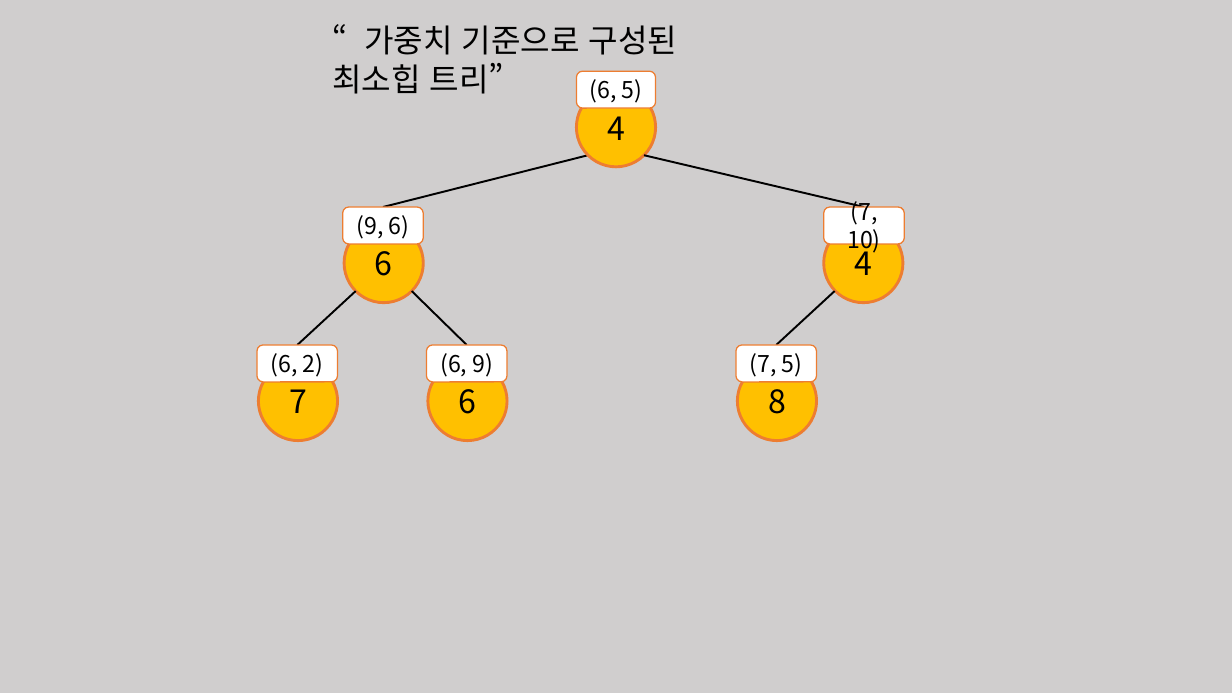
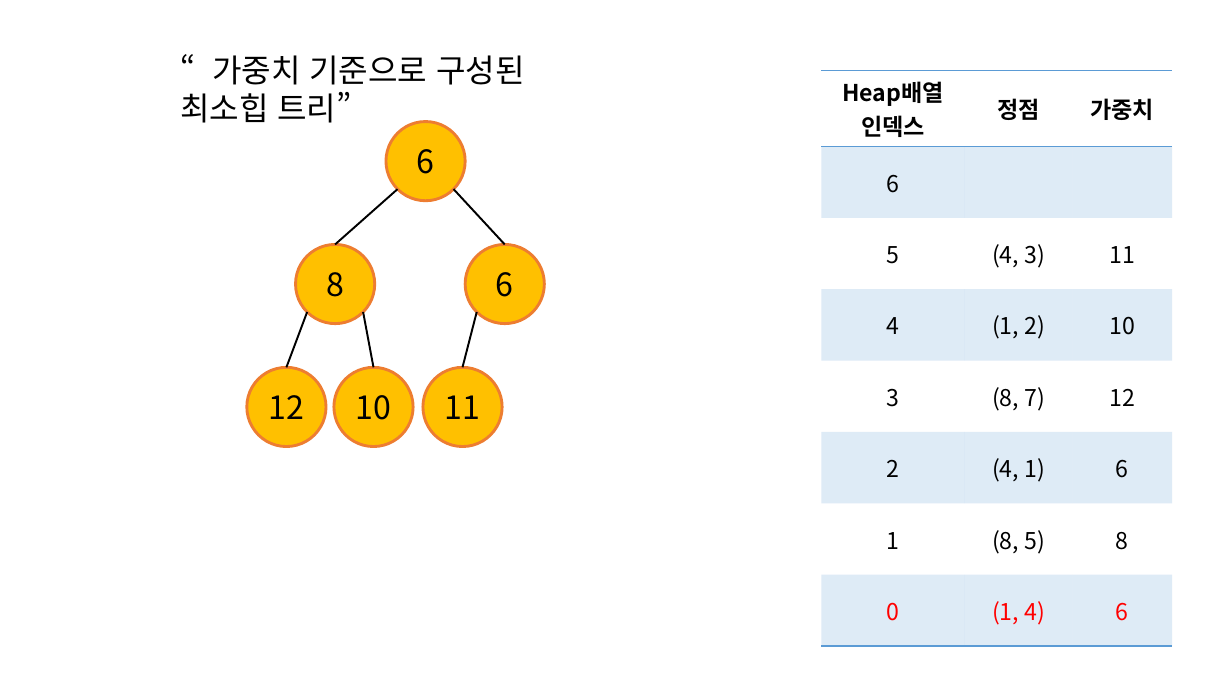
Before and after one commit to comedu20/graph_algorithm, a slide deck: slide 16 of 예제 5_9번/프리젠테이션3.pptx. Drawn at 1232x693 pixels with LibreOffice and Linux fonts; fonts in the diff are those of the drawing. Boxes give left, top, right and bottom in pixels: in the first picture for what was removed or moved away, otherwise in the second. Text is boxed around its words. In the diff, an @@ line names an element or a change of style, - is before the commit and + after.

```diff
--- a/예제 5_9번/프리젠테이션3.pptx
+++ b/예제 5_9번/프리젠테이션3.pptx
@@ background #D0CECE to #FFFFFF @@
@@ text "“가중치 기준으로 구성된 최소힙 트리”" moved from (x1=332, y1=25, x2=677, y2=94) to (x1=180, y1=55, x2=524, y2=123) @@
@@ ellipse removed at (x1=577, y1=88, x2=656, y2=167) @@
-4
@@ rounded rectangle removed at (x1=577, y1=71, x2=656, y2=108) @@
-(6, 5)
@@ table added at (x1=822, y1=70, x2=1172, y2=637), 8 rows, 3 columns @@
+Heap배열 / 인덱스 | 정점 | 가중치
+6 |  | 
+5 | (4, 3) | 11
+4 | (1, 2) | 10
+3 | (8, 7) | 12
+2 | (4, 1) | 6
+1 | (8, 5) | 8
+0 | (1, 4) | 6
@@ ellipse "6" moved from (x1=428, y1=361, x2=507, y2=441) to (x1=386, y1=122, x2=466, y2=201) @@
@@ line removed from (644, 155) to (864, 207) @@
@@ line moved from (835, 291) - (776, 345) to (397, 189) - (335, 245) @@
@@ rounded rectangle removed at (x1=343, y1=207, x2=423, y2=244) @@
-(9, 6)
@@ line moved from (588, 155) - (383, 207) to (454, 189) - (505, 245) @@
@@ rounded rectangle removed at (x1=824, y1=207, x2=905, y2=244) @@
-(7, 10)
@@ ellipse removed at (x1=824, y1=224, x2=904, y2=303) @@
-4
@@ ellipse "8" moved from (x1=738, y1=361, x2=817, y2=441) to (x1=296, y1=245, x2=375, y2=324) @@
@@ ellipse "6" moved from (x1=344, y1=224, x2=423, y2=303) to (x1=465, y1=245, x2=544, y2=324) @@
@@ line moved from (356, 291) - (298, 345) to (307, 312) - (287, 368) @@
@@ line added from (363, 312) to (373, 368), #000000 1.5 pt @@
@@ line moved from (412, 291) - (467, 345) to (477, 312) - (463, 368) @@
@@ rounded rectangle removed at (x1=257, y1=345, x2=337, y2=382) @@
-(6, 2)
@@ rounded rectangle removed at (x1=427, y1=345, x2=507, y2=382) @@
-(6, 9)
@@ rounded rectangle removed at (x1=736, y1=345, x2=816, y2=382) @@
-(7, 5)
@@ ellipse added at (x1=247, y1=368, x2=326, y2=447), fill #FFC000, outline #ED7D31 2.25 pt, 25 pt, text #000000 @@
+12
@@ ellipse removed at (x1=259, y1=361, x2=338, y2=441) @@
-7
@@ ellipse added at (x1=334, y1=368, x2=413, y2=447), fill #FFC000, outline #ED7D31 2.25 pt, 25 pt, text #000000 @@
+10
@@ ellipse added at (x1=423, y1=368, x2=503, y2=447), fill #FFC000, outline #ED7D31 2.25 pt, 25 pt, text #000000 @@
+11
```
Also in this commit, not shown: 26 other slides changed, 1 slide added, 1 slide removed, 13 other files.
